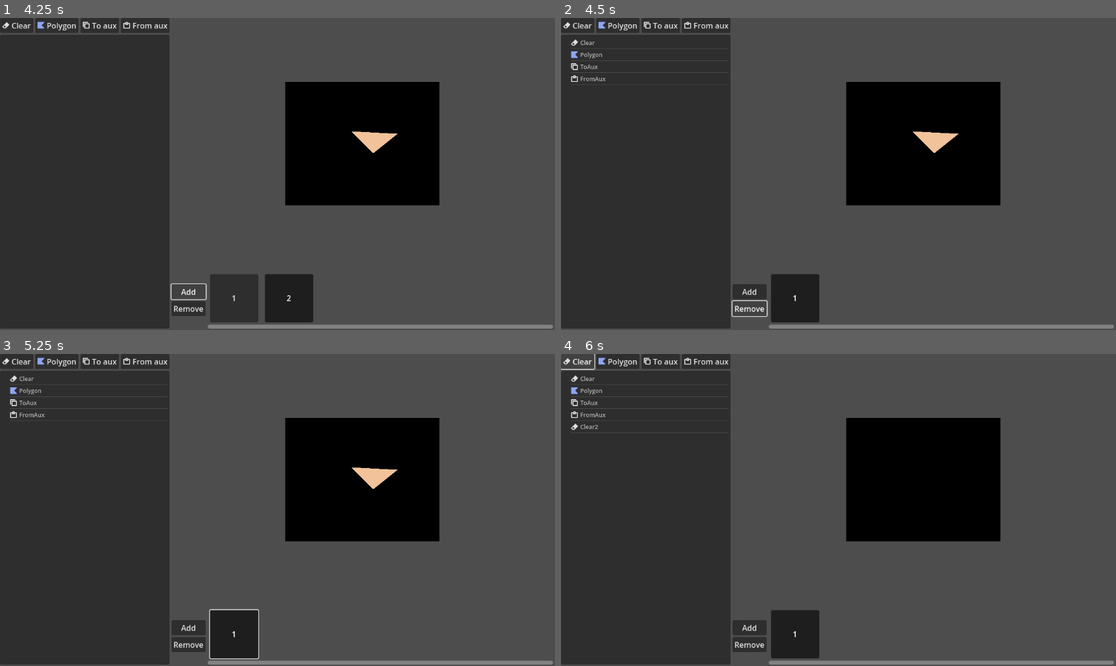
Above: before the commit, frames 1-4 (two rows, left to right).
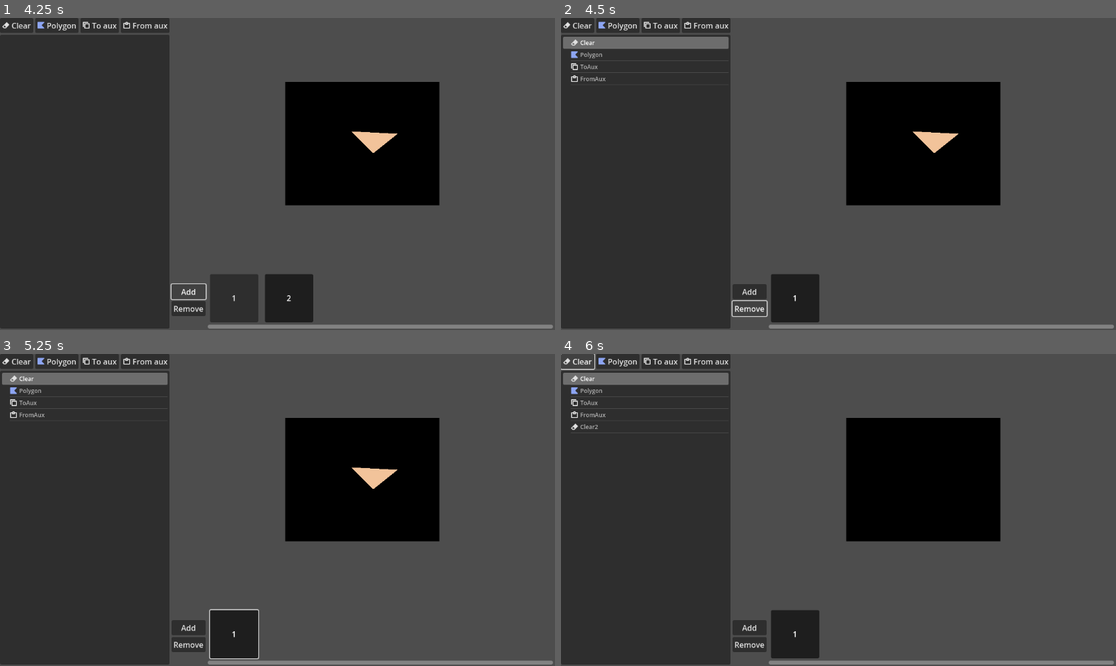
Above: after the commit, the same moments.

Repository: tehKaiN/blit_anim_editor
Game: Godot game, scene res://scenes/editor_main.tscn
Same seed, same stepped clock (60 frames per second), same inputs: the game is played once before the commit and once after it.
Inputs:
- Up to frame 1 (4.25 s): click "Clear" at 0.5 s; click "Polygon" at 1.25 s; click "To aux" at 2 s; click "From aux" at 2.75 s; click "Add" at 3.5 s
- Up to frame 2 (4.5 s): click "Remove" at 4.25 s
- Up to frame 3 (5.25 s): click "1" at 5 s
- Up to frame 4 (6 s): click "Clear" at 5.75 s

Frame 1 is identical in both runs. In frame 2, 1.1% of the frame differs, in the area x 0-31%, y 6-10%; in frame 3, 1.1%; in frame 4, 1.1%.

Commit message:
add removing ops

Diff:
--- a/project.godot
+++ b/project.godot
@@ -28,6 +28,11 @@
 "events": [Object(InputEventMouseButton,"resource_local_to_scene":false,"resource_name":"","device":-1,"window_id":0,"a …(258 unchanged characters)…
 ]
 }
+delete={
+"deadzone": 0.5,
+"events": [Object(InputEventKey,"resource_local_to_scene":false,"resource_name":"","device":-1,"window_id":0,"alt_pressed":false,"shift_pressed":false,"ctrl_pressed":false,"meta_pressed":false,"pressed":false,"keycode":0,"physical_keycode":4194312,"key_label":0,"unicode":0,"echo":false,"script":null)
+]
+}
 
 [rendering]
 
--- a/scripts/op_tree.gd
+++ b/scripts/op_tree.gd
@@ -2,8 +2,27 @@
 extends Tree
 
 signal reordered()
+signal op_removed(op: EditorMain.BlitterOp)
 
 @export var _op_tree_editor: OpTreeEditor
+var is_button_consumed := false
+
+
+func _gui_input(event: InputEvent) -> void:
+	if event.is_action("delete"):
+			if has_focus() && !is_button_consumed:
+				var selected_item := get_selected()
+				if selected_item:
+					var next_selected := selected_item.get_next()
+					if !next_selected:
+						next_selected = selected_item.get_prev()
+					var op = selected_item.get_meta("op")
+					selected_item.get_parent().remove_child(selected_item)
+					op_removed.emit(op)
+					set_selected(next_selected, 0)
+				is_button_consumed = true
+			elif is_button_consumed && !event.is_pressed():
+				is_button_consumed = false
 
 
 func _get_drag_data(at_position: Vector2) -> Variant:
--- a/scripts/op_tree_editor.gd
+++ b/scripts/op_tree_editor.gd
@@ -20,6 +20,12 @@
 		frame_data = value
 		_fill_tree_with_frame_data()
 
+		var children := _root_node.get_children()
+		if !children.is_empty():
+			op_tree.set_selected(children[0], 0)
+		else:
+			selected_op = null
+
 var selected_op: EditorMain.BlitterOp:
 	set(value):
 		if selected_op == value:
@@ -40,6 +46,9 @@
 
 	op_tree.reordered.connect(_on_tree_reordered)
 	op_tree.item_selected.connect(_on_tree_item_selected)
+	op_tree.nothing_selected.connect(_on_tree_nothing_selected)
+	op_tree.op_removed.connect(_on_tree_op_removed)
+
 
 func _fill_tree_with_frame_data() -> void:
 	for child: TreeItem in _root_node.get_children():
@@ -126,3 +135,14 @@
 
 func _on_tree_item_selected() -> void:
 	selected_op = op_tree.get_selected().get_meta("op")
+
+
+func _on_tree_nothing_selected() -> void:
+	selected_op = null
+
+
+func _on_tree_op_removed(op: EditorMain.BlitterOp) -> void:
+	frame_data.ops.erase(op)
+	if selected_op == op:
+		selected_op = null
+	tree_reordered.emit()
